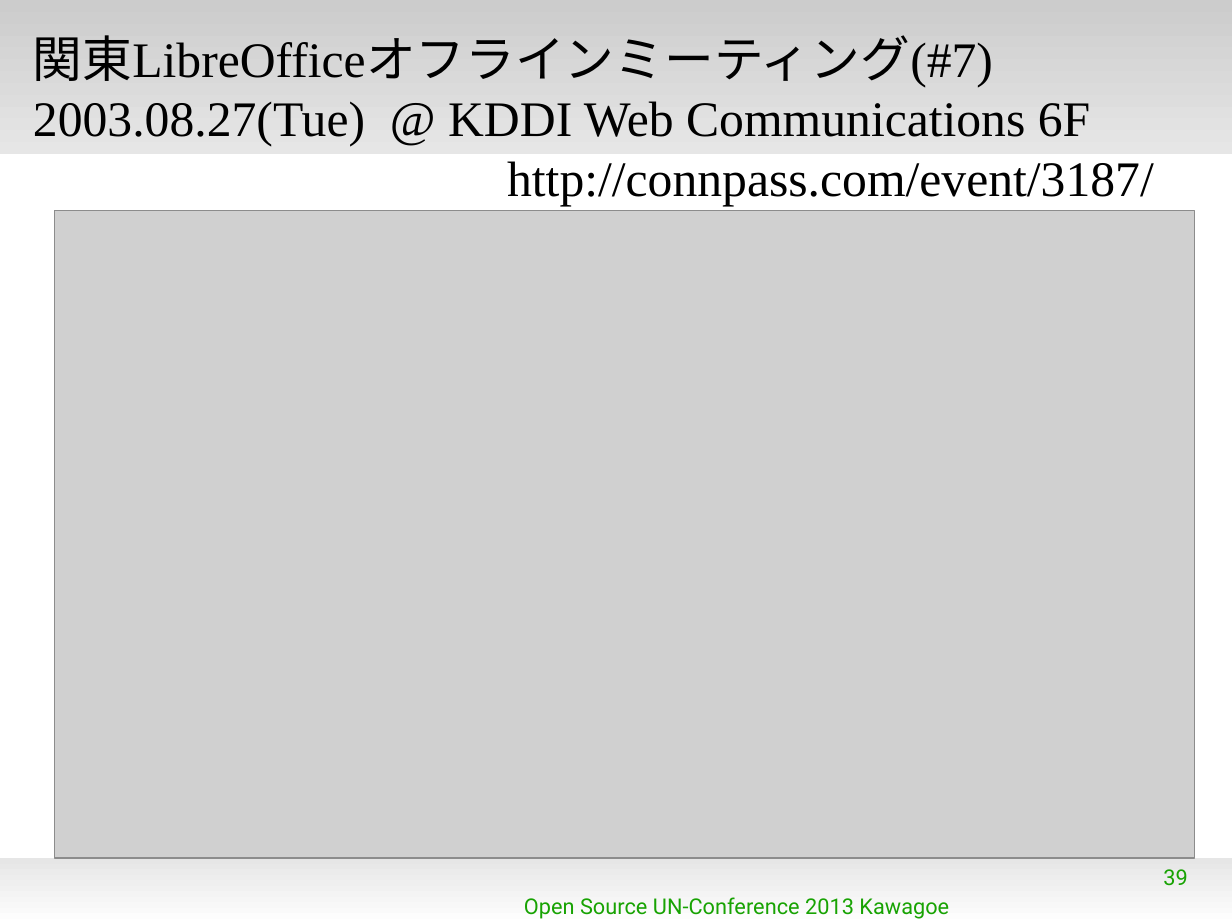
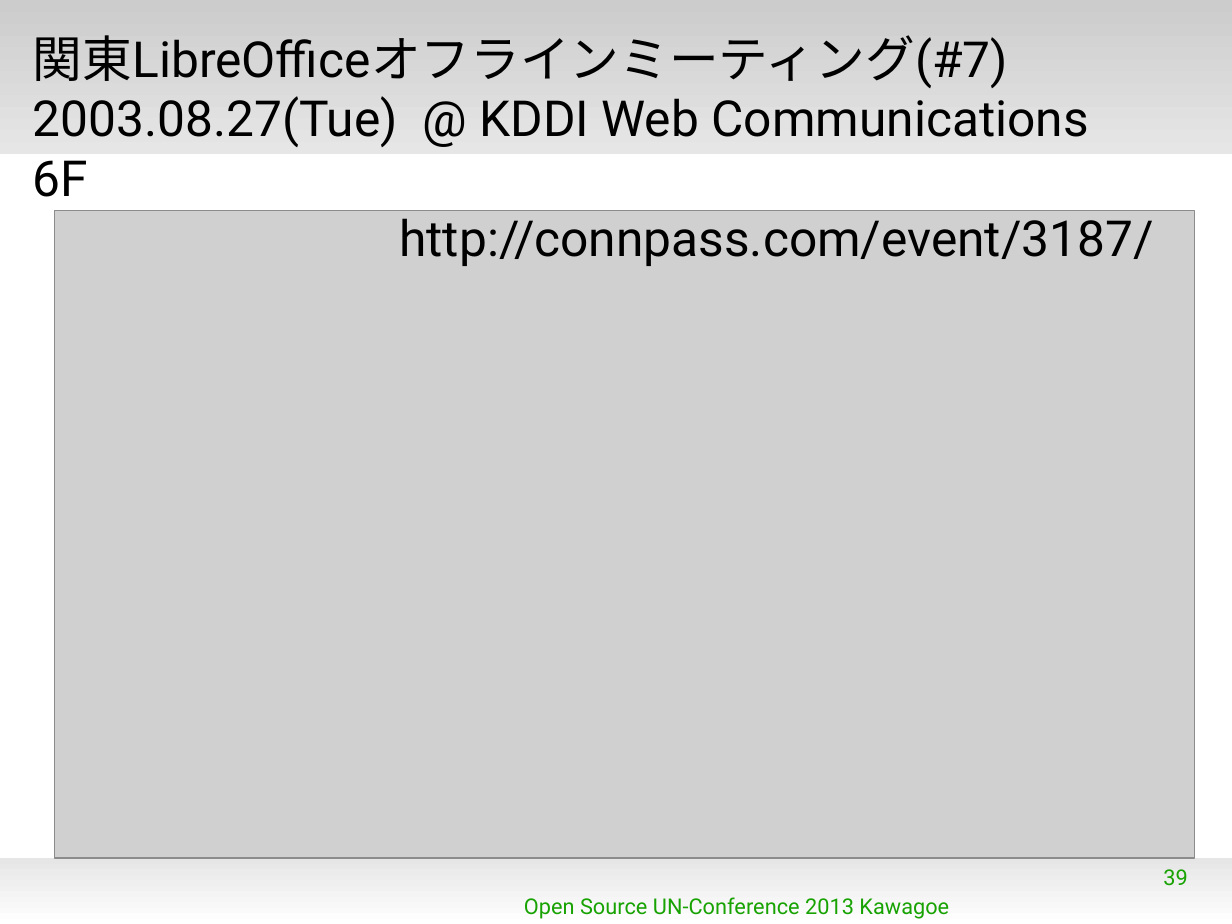
Before and after one commit to naruoga/KantoLibreOffice, a slide deck: slide 39 of others/OSUNC_Kawagoe20130817.odp. Drawn at 1232x924 pixels with LibreOffice and Linux fonts; fonts in the diff are those of the drawing; grey boxes stand for pictures; background and template pictures are left out. Boxes give left, top, right and bottom in pixels: in the first picture for what was removed or moved away, otherwise in the second. Text is boxed around its words. In the diff, an @@ line names an element or a change of style, - is before the commit and + after.

```diff
--- a/others/OSUNC_Kawagoe20130817.odp
+++ b/others/OSUNC_Kawagoe20130817.odp
@@ text "関東LibreOfficeオフラインミーティング(#7)" at (33,35,1153,266): font Times New Roman to Roboto @@
```
Also in this commit, not shown: 1 other slide changed, 2 other files.
